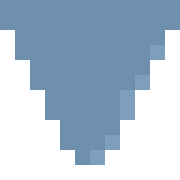
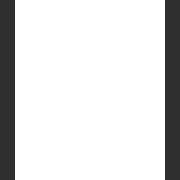
Comparing the layer stacks of the two 180 × 180 images. Changes:
added layer "Layer 18" above "Layer 17" over [0, 0, 180, 180]
hid "Layer 6" over [0, 0, 180, 165]
